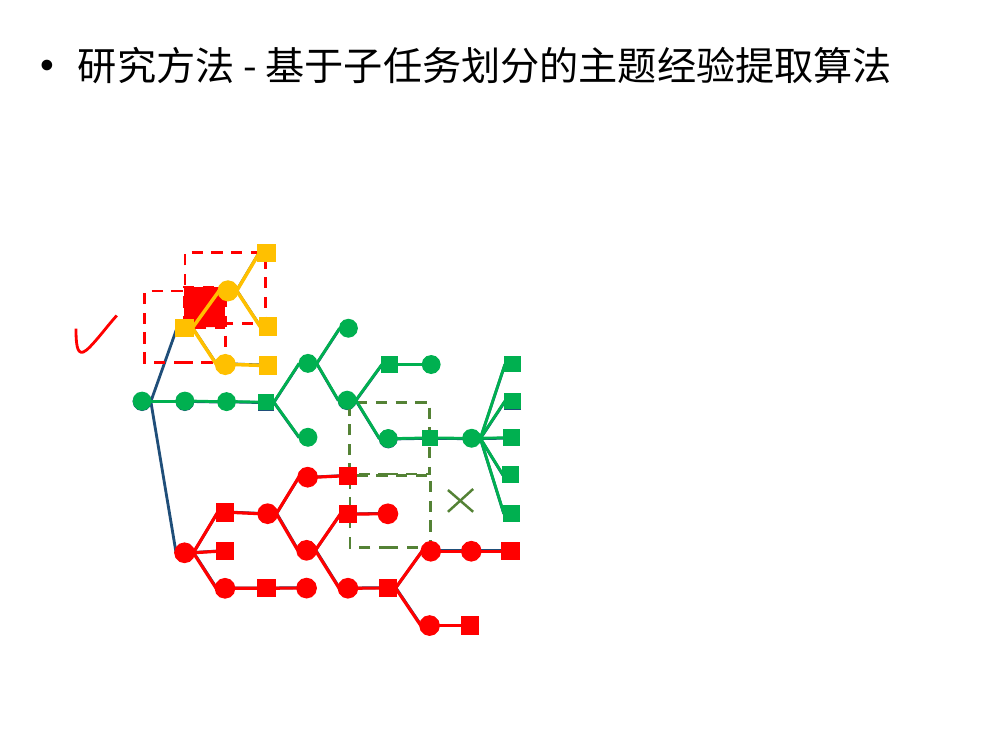
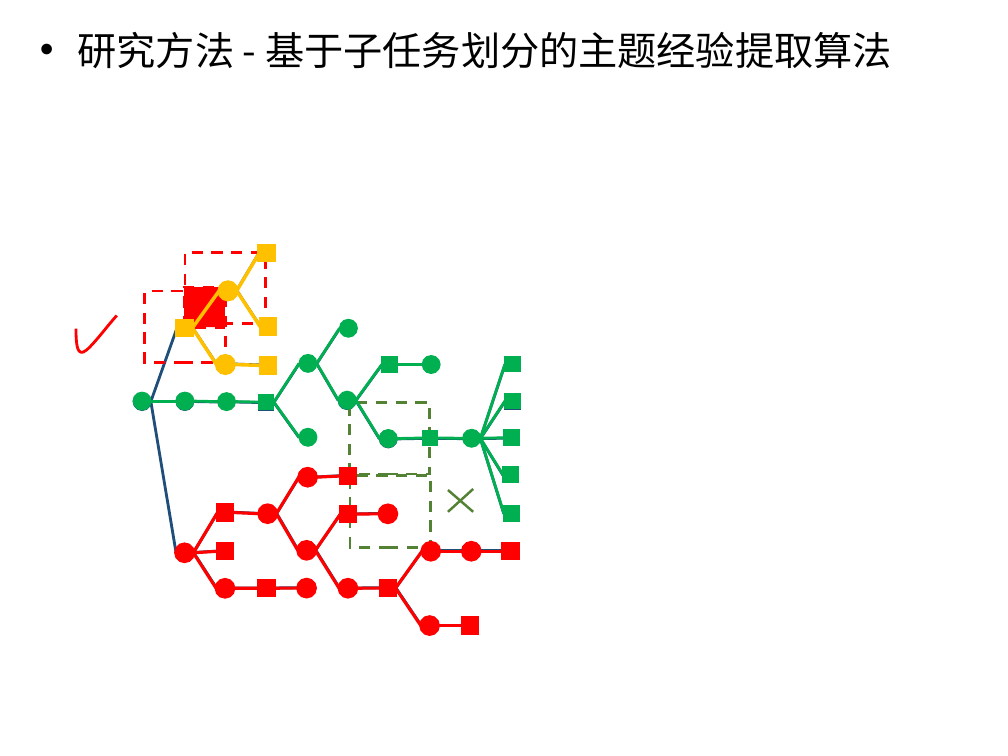
Before and after one commit to luxurymask/recommendation, a slide deck: slide 17 of phase5/答辩ppt.pptx. Drawn at 1008x756 pixels with LibreOffice and Linux fonts; fonts in the diff are those of the drawing; background and template pictures are left out. Boxes give left, top, right and bottom in pixels: in the first picture for what was removed or moved away, otherwise in the second. Text is boxed around its words. In the diff, an @@ line names an element or a change of style, - is before the commit and + after.

```diff
--- a/phase5/答辩ppt.pptx
+++ b/phase5/答辩ppt.pptx
@@ text "研究方法 - 基于子任务划分的主题经验提取算法": place and size @@
-text "研究方法 - 基于子任务划分的主题经验提取算法" at box(78, 47, 892, 83)
+text "研究方法 - 基于子任务划分的主题经验提取算法" at box(78, 32, 891, 68)
```
Also in this commit, not shown: 5 other slides changed, 1 slide added.
